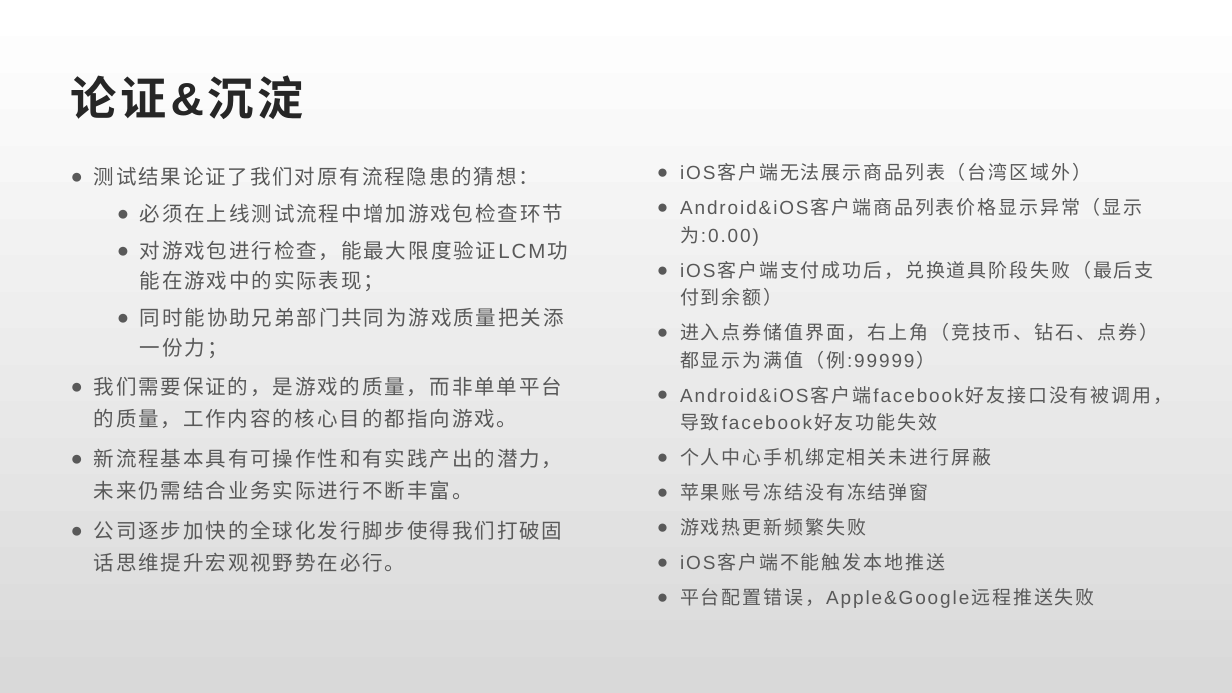
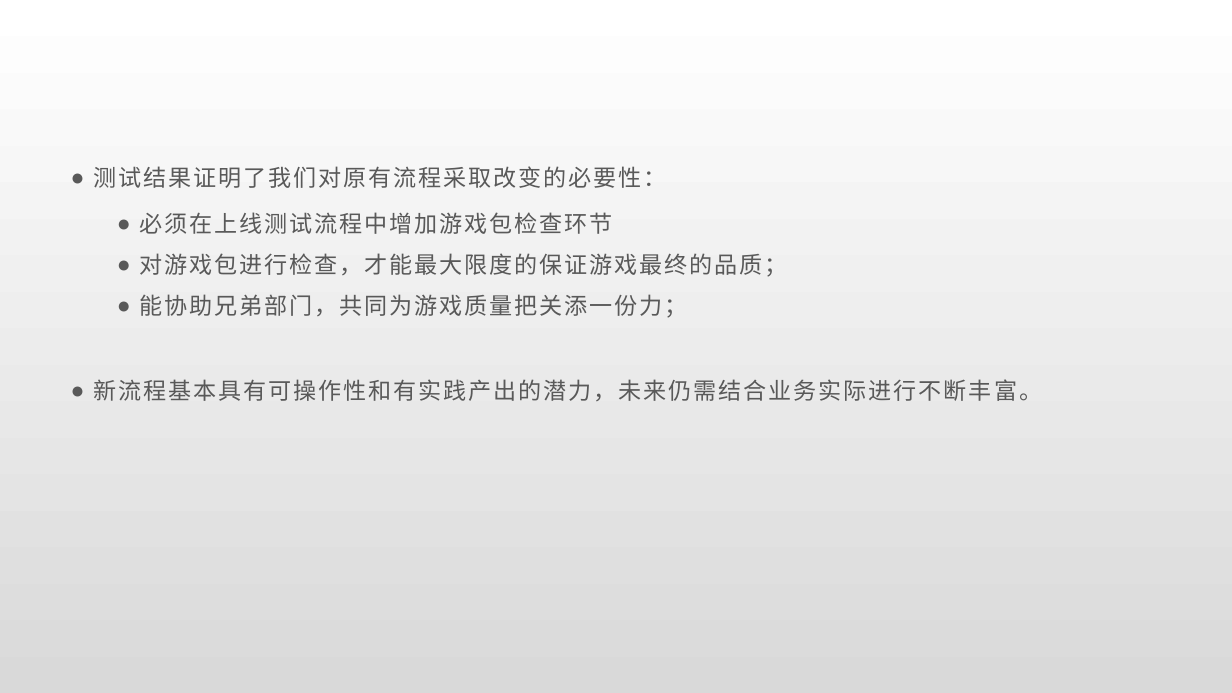
Before and after one commit to Rexixe1993/JavaScriptLesson, a slide deck: slide 5 of 全球版灌篮OBT复盘总结.pptx (slide 9 before the commit). Drawn at 1232x693 pixels with LibreOffice and Linux fonts; fonts in the diff are those of the drawing. Boxes give left, top, right and bottom in pixels: in the first picture for what was removed or moved away, otherwise in the second. Text is boxed around its words. In the diff, an @@ line names an element or a change of style, - is before the commit and + after.

```diff
--- a/全球版灌篮OBT复盘总结.pptx
+++ b/全球版灌篮OBT复盘总结.pptx
@@ title removed at (x1=71, y1=75, x2=305, y2=119) @@
-论证&沉淀
@@ text at (x1=94, y1=166, x2=667, y2=188): text changed; size 16 to 18 pt @@
-● 测试结果论证了我们对原有流程隐患的猜想：
+● 测试结果证明了我们对原有流程采取改变的必要性：
@@ text removed at (x1=680, y1=163, x2=1159, y2=606) @@
-● iOS客户端无法展示商品列表（台湾区域外）
-● Android&iOS客户端商品列表价格显示异常（显示为:0.00)
-● iOS客户端支付成功后，兑换道具阶段失败（最后支付到余额）
-● 进入点券储值界面，右上角（竞技币、钻石、点券）都显示为满值（例:99999）
-● Android&iOS客户端facebook好友接口没有被调用，导致facebook好友功能失效
-● 个人中心手机绑定相关未进行屏蔽
-● 苹果账号冻结没有冻结弹窗
-● 游戏热更新频繁失败
-● iOS客户端不能触发本地推送
-● 平台配置错误，Apple&Google远程推送失败
@@ text at (x1=94, y1=212, x2=1043, y2=401): size 16 to 18 pt in "必须在上线测试流程中增加游戏包检查环节", "新流程基本具有可操作性和有实践产出的潜力，未来仍需结合业务实际进行不断丰富。"; more space between paragraphs @@
@@ text at (x1=140, y1=253, x2=788, y2=318): text changed; size 16 to 18 pt @@
-  ● 对游戏包进行检查，能最大限度验证LCM功能在游戏中的实际表现；
-  ● 同时能协助兄弟部门共同为游戏质量把关添一份力；
-● 我们需要保证的，是游戏的质量，而非单单平台的质量，工作内容的核心目的都指向游戏。
+  ● 对游戏包进行检查，才能最大限度的保证游戏最终的品质；
+  ● 能协助兄弟部门，共同为游戏质量把关添一份力；
@@ text at (x1=94, y1=521, x2=562, y2=572): paragraph removed @@
-● 公司逐步加快的全球化发行脚步使得我们打破固话思维提升宏观视野势在必行。
```
Also in this commit, not shown: 5 other slides changed, 2 slides added, 6 slides removed.
